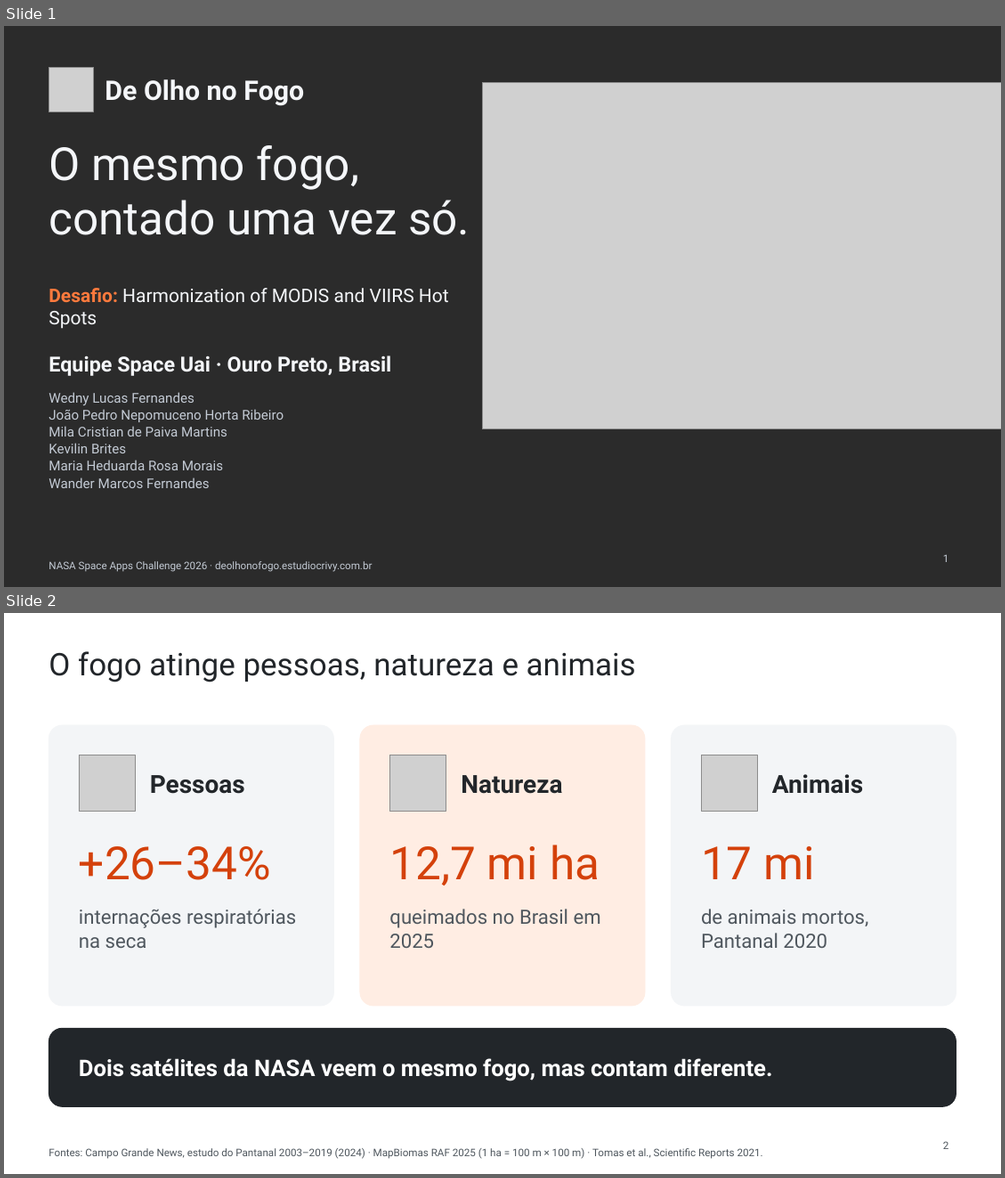
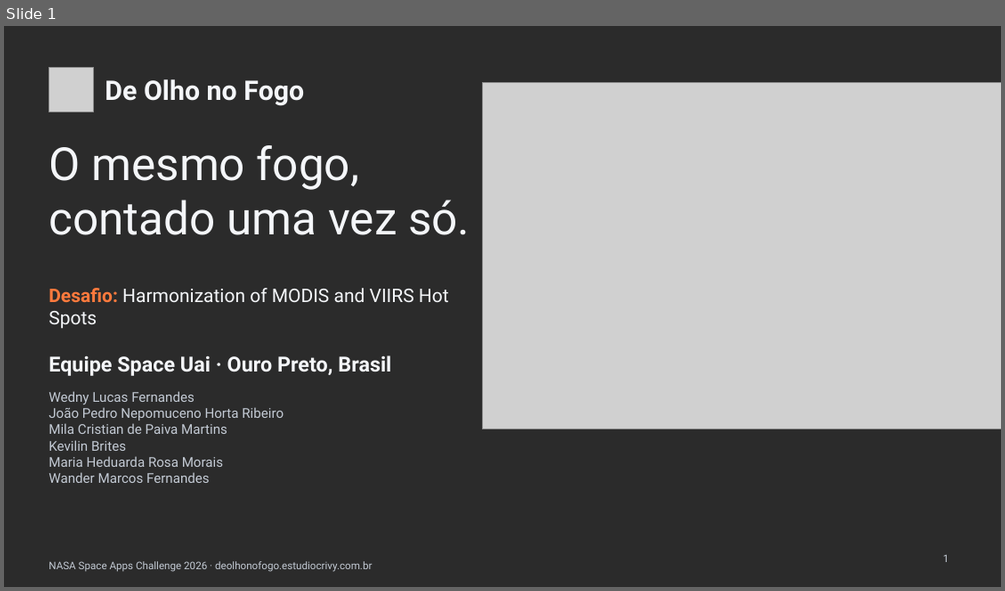
Before and after one commit to WednyFernandes/de-olho-no-fogo, a slide deck: public/apresentacao/de-olho-no-fogo-space-apps-2026-pt.pptx. Shown one above the other, each under a label of ours: slides 1 and 2 before the commit, slide 1 after it. The pictures are 1005x1178 and 1005x591 pixels, drawn with LibreOffice and Linux fonts; fonts in the diff are those of the drawing; grey boxes stand for pictures; background and template pictures are left out; a plain dark background stands for a picture behind light text. Boxes give left, top, right and bottom in pixels: in the first picture for what was removed or moved away, otherwise in the second. Text is boxed around its words. In the diff, an @@ line names an element or a change of style, - is before the commit and + after.

```diff
--- a/public/apresentacao/de-olho-no-fogo-space-apps-2026-pt.pptx
+++ b/public/apresentacao/de-olho-no-fogo-space-apps-2026-pt.pptx
@@ slide 2 removed at [4,613,1001,1174], background #FFFFFF @@
@@ title removed at [48,651,636,682] @@
-O fogo atinge pessoas, natureza e animais
@@ rounded rectangle removed at [48,725,334,1005] @@
@@ rounded rectangle removed at [360,725,645,1005] @@
@@ rounded rectangle removed at [671,725,956,1005] @@
@@ picture removed at [79,755,135,811] @@
@@ picture removed at [390,755,446,811] @@
@@ picture removed at [701,755,757,811] @@
@@ text removed at [150,775,245,794] @@
-Pessoas
@@ text removed at [461,775,562,794] @@
-Natureza
@@ text removed at [772,774,863,794] @@
-Animais
@@ text removed at [79,846,271,880] @@
-+26–34%
@@ text removed at [389,844,599,885] @@
-12,7 mi ha
@@ text removed at [701,846,814,879] @@
-17 mi
@@ text removed at [79,908,296,948] @@
-internações respiratórias na seca
@@ text removed at [389,908,601,948] @@
-queimados no Brasil em 2025
@@ text removed at [701,908,868,948] @@
-de animais mortos, Pantanal 2020
@@ rounded rectangle removed at [48,1028,956,1107] @@
@@ text removed at [79,1058,772,1081] @@
-Dois satélites da NASA veem o mesmo fogo, mas contam diferente.
@@ page number removed at [943,1141,949,1149] @@
-2
@@ text removed at [48,1148,763,1159] @@
-Fontes: Campo Grande News, estudo do Pantanal 2003–2019 (2024) · MapBiomas RAF 2025 (1 ha = 100 m × 100 m) · Tomas et al., Scientific Reports 2021.
@@ slide 1 changed as well @@
@@ text "Wedny Lucas Fernandes" at [48,391,283,483]: line spacing 1.05 to 1 @@
```
Also in this commit, not shown: 5 other slides changed, 1 slide added, 10 other files.
